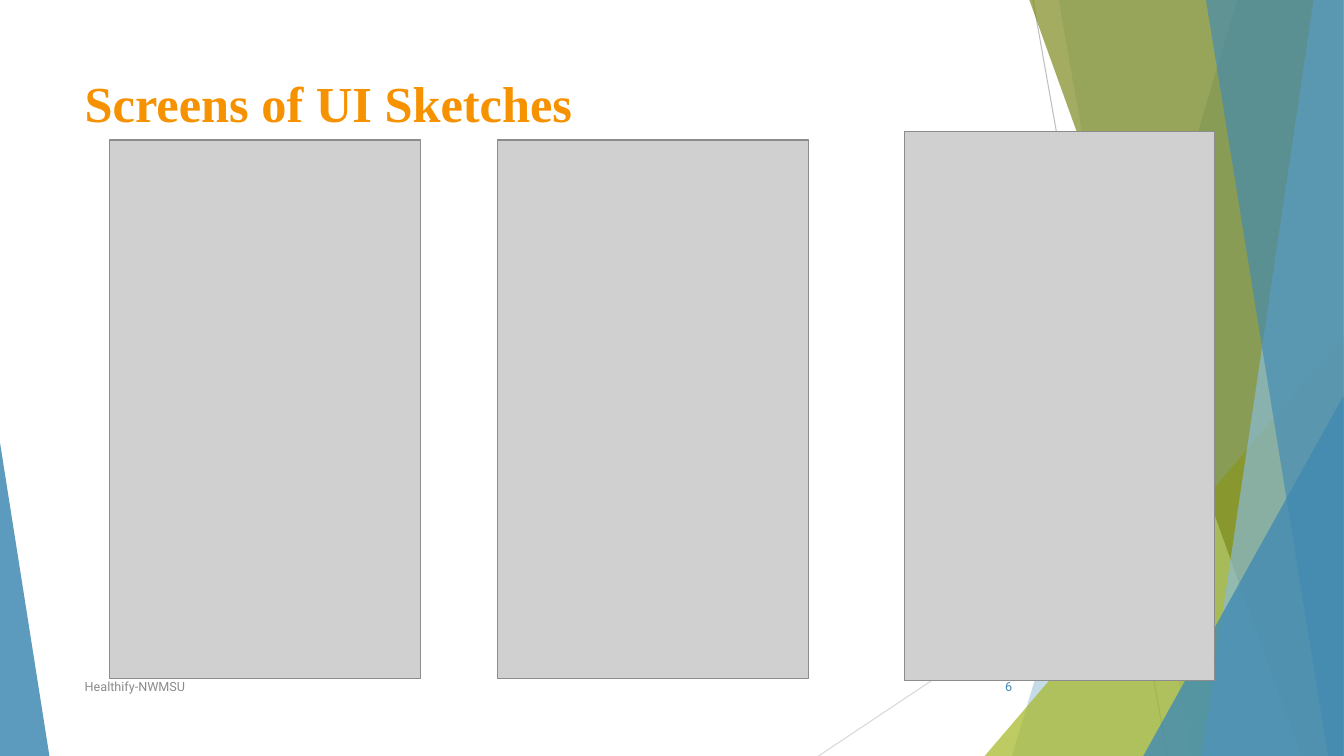
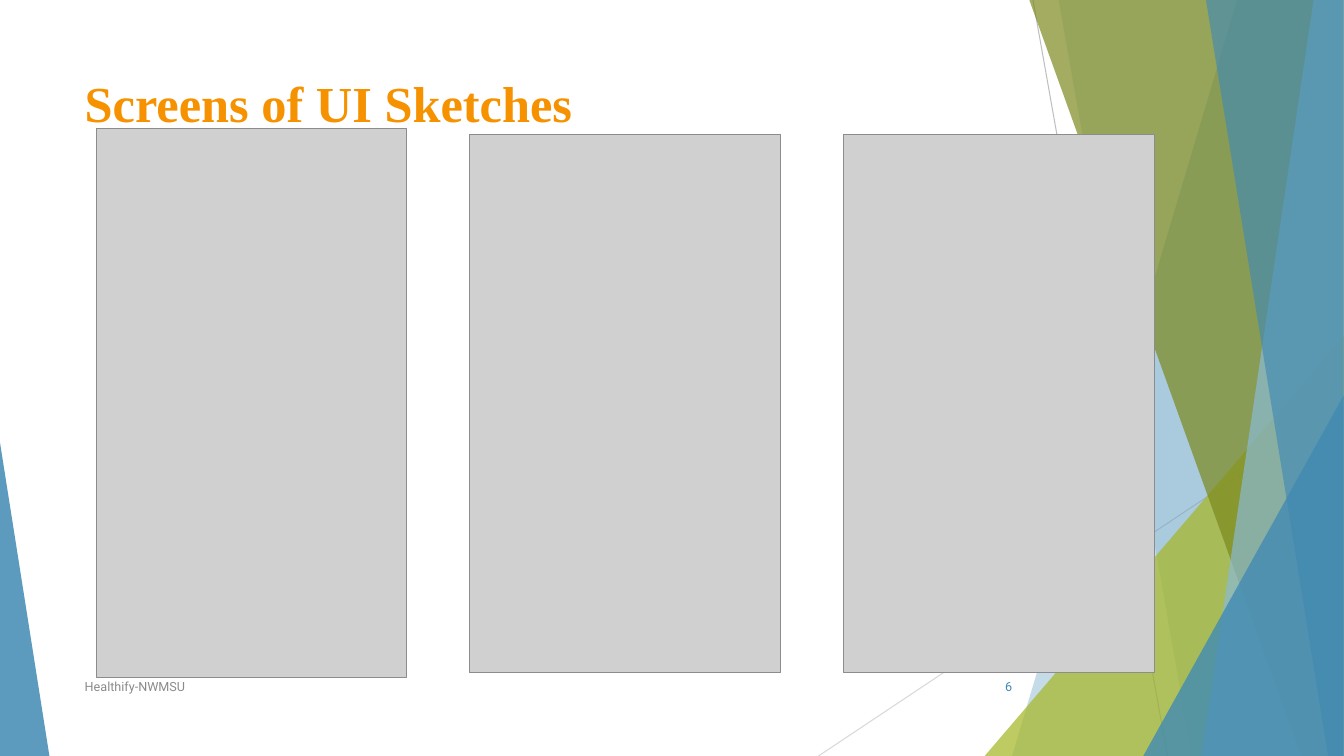
Before and after one commit to sowmyathogiti/Healthify, a slide deck: slide 6 of Healthify-NWMSU.pptx. Drawn at 1344x756 pixels with LibreOffice and Linux fonts; fonts in the diff are those of the drawing; grey boxes stand for pictures. Boxes give left, top, right and bottom in pixels: in the first picture for what was removed or moved away, otherwise in the second. Text is boxed around its words. In the diff, an @@ line names an element or a change of style, - is before the commit and + after.

Commit message:
Updated ppt

```diff
--- a/Healthify-NWMSU.pptx
+++ b/Healthify-NWMSU.pptx
@@ picture moved from (x1=904, y1=131, x2=1214, y2=680) to (x1=97, y1=129, x2=406, y2=678) @@
@@ picture moved from (x1=110, y1=140, x2=421, y2=679) to (x1=470, y1=134, x2=781, y2=673) @@
@@ picture moved from (x1=497, y1=140, x2=809, y2=679) to (x1=844, y1=134, x2=1155, y2=673) @@
```
Also in this commit, not shown: 1 slide added.
